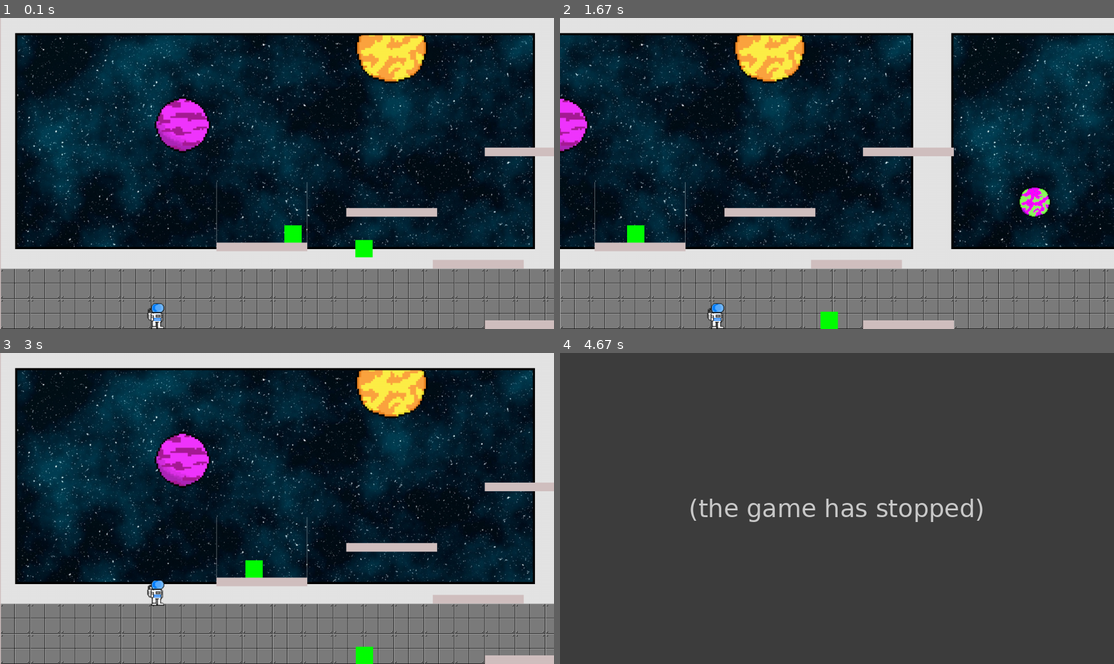
Above: before the commit, frames 1-4 (two rows, left to right).
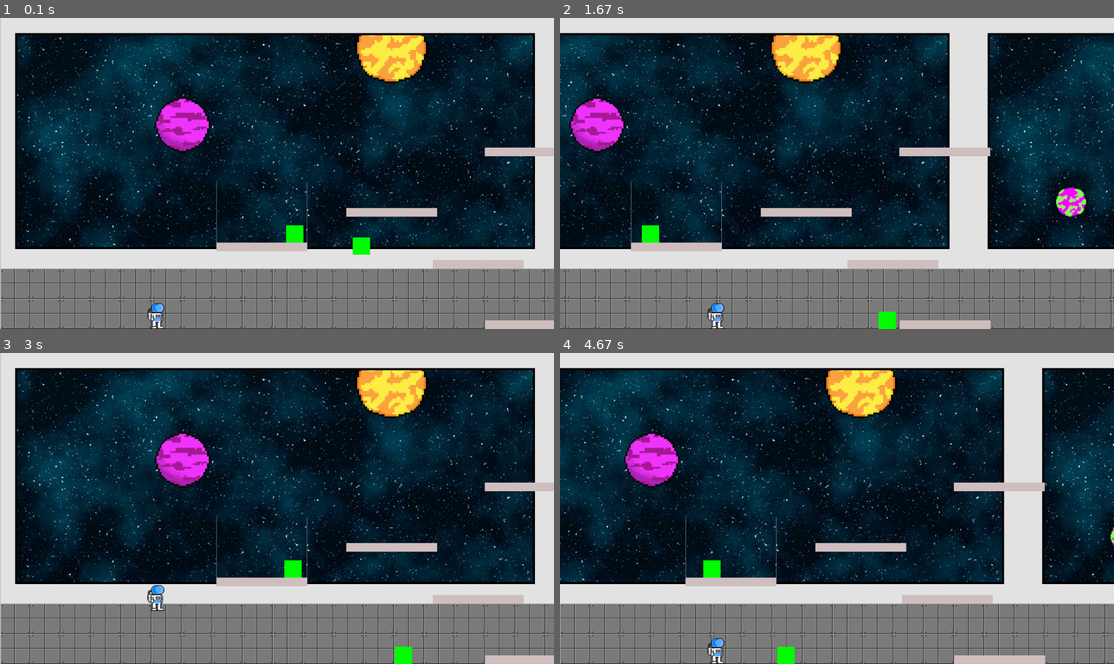
Above: after the commit, the same moments.

Repository: FlyingEwok/pygameRST
Game: pygame game, started from game.py
The game is run twice, just before and just after one commit, with the same random seed, the same clock (stepped at 60 frames per second) and the same inputs.
Inputs:
- Up to frame 1 (0.1 s): no input
- Up to frame 2 (1.67 s): hold Right 0.33-0.8 s; hold Up 0.83-1.13 s; hold Right 1.17-1.63 s
- Up to frame 3 (3 s): hold Left 1.67-2.2 s; hold Left 2.23-2.63 s; hold Up from 2.67 s (still down)
- Up to frame 4 (4.67 s): release Up at 3.03 s; hold Right 3.07-3.7 s; hold Left 3.73-4.2 s; hold Right from 4.23 s (still down)

The runs differ from the first frame. In frame 1, 0.2% of the frame differs, in the area x 51-68%, y 66-78%; in frame 2, 31%; in frame 3, 0.9%; in frame 4, 98%, in the area x 0-100%, y 0-100%.
Error before the commit: AttributeError: 'NoneType' object has no attribute 'get_width' (main.py line 74); the game stopped at 4.53 s (later frames are placeholders)

Commit message:
Next level code

Diff:
--- a/level1class.py
+++ b/level1class.py
@@ -9,11 +9,18 @@
     """ Definition for level 1. """
 
     def create(self):
+        # Call the base class create function
         super(Level_01, self).create()
 
-        # Place player
-        self.player.rect.x = 340
-        self.player.rect.y = self.screenHeight - self.player.rect.height
+        # Players x and y position
+        playerStartX = 340
+        playerStartY = self.screenHeight - self.player.rect.height
+
+        # place player
+        self.placePlayer(playerStartX, playerStartY)
+
+        # Create background
+        self.background = pygame.image.load('images/SpaceBackground.png')
 
         # Array with width, height, x, and y of platform
         self.levelPlatform =[
@@ -44,5 +51,3 @@
 
         # Call the parent constructor
         levelclass.Level.__init__(self, player)
-        self.background = pygame.image.load('images/SpaceBackground.png')
-        self.level_limit = -3840
--- a/level2class.py
+++ b/level2class.py
@@ -1,23 +1,51 @@
+import levelclass
 import platformclass
-import levelclass
+import invisablehitmarkerclass
+import enemyclass
+import pygame
 
 # Create platforms for the level
 class Level_02(levelclass.Level):
     """ Definition for level 2. """
 
-    def __init__(self, player):
-        """ Create level 1. """
+    def create(self):
+        super(Level_02, self).create()
 
-        # Call the parent constructor
-        levelclass.Level.__init__(self, player)
+        ## Players x and y position
+        playerStartX = 340
+        playerStartY = self.screenHeight - self.player.rect.height
 
-        self.level_limit = -1000
+        # place player
+        self.placePlayer(playerStartX, playerStartY)
 
-        # Array with type of platform, and x, y location of the platform.
-        level = [[210, 30, 450, 570],
+        # Create background
+        self.background = pygame.image.load('images/Test-Background.png')
+
+        # Array with width, height, x, and y of platform
+        self.levelPlatform =[
+                 [2, 720, 0, 0],
+                 [210, 30, 450, 570],
                  [210, 30, 850, 420],
                  [210, 30, 1000, 520],
                  [210, 30, 1120, 280],
                  ]
 
-        self.addPlatforms(level)
+        self.levelHitMarker = [
+                 [1, 140, 500, 380],
+                 [1, 140, 709, 380]
+                 ]
+
+        self.enemyList = [
+                [800, 500],
+                [666, 500]
+                ]
+
+        self.addPlatforms(self.levelPlatform)
+        self.addHitmarker(self.levelHitMarker)
+        self.addEnemy(self.enemyList)
+
+    def __init__(self, player):
+        """ Create level 2. """
+
+        # Call the parent constructor
+        levelclass.Level.__init__(self, player)
--- a/levelclass.py
+++ b/levelclass.py
@@ -19,8 +19,7 @@
         self.player_list.add(self.player)
         self.screenHeight = pygame.display.get_surface().get_size()[1]
         self.screenWidth = pygame.display.get_surface().get_size()[0]
-        self.background = None #pygame.image.load('images/SpaceBackground.png')
-
+        self.background = None
         # How far this world has been scrolled left/right
         self.world_shift = 0
 
@@ -117,3 +116,8 @@
             enemy1.rect.x = enemy[0]
             enemy1.rect.y = enemy[1]
             self.enemy_list.add(enemy1)
+
+    def placePlayer(self, x, y):
+        # Place player
+        self.player.rect.x = x
+        self.player.rect.y = y
--- a/main.py
+++ b/main.py
@@ -83,13 +83,13 @@
             current_level.shift_world(diff)
 
         # If the player gets to the end of the level, go to the next level
-        current_position = player.rect.x + current_level.world_shift
-        if current_position < current_level.level_limit:
-            #player.rect.x = 120
+        current_position = player.rect.x
+        if current_position > current_level.screenWidth:
             if current_level_no < len(level_list)-1:
                 current_level_no += 1
                 current_level = level_list[current_level_no]
                 player.level = current_level
+                current_level.reset()
 
 
         # ALL CODE TO DRAW SHOULD GO BELOW THIS COMMENT
@@ -98,7 +98,7 @@
         # ALL CODE TO DRAW SHOULD GO ABOVE THIS COMMENT
 
         # Limit to 75 frames per second
-        clock.tick(75)
+        clock.tick(60)
 
         # Go ahead and update the screen with what we've drawn.
         pygame.display.flip()
